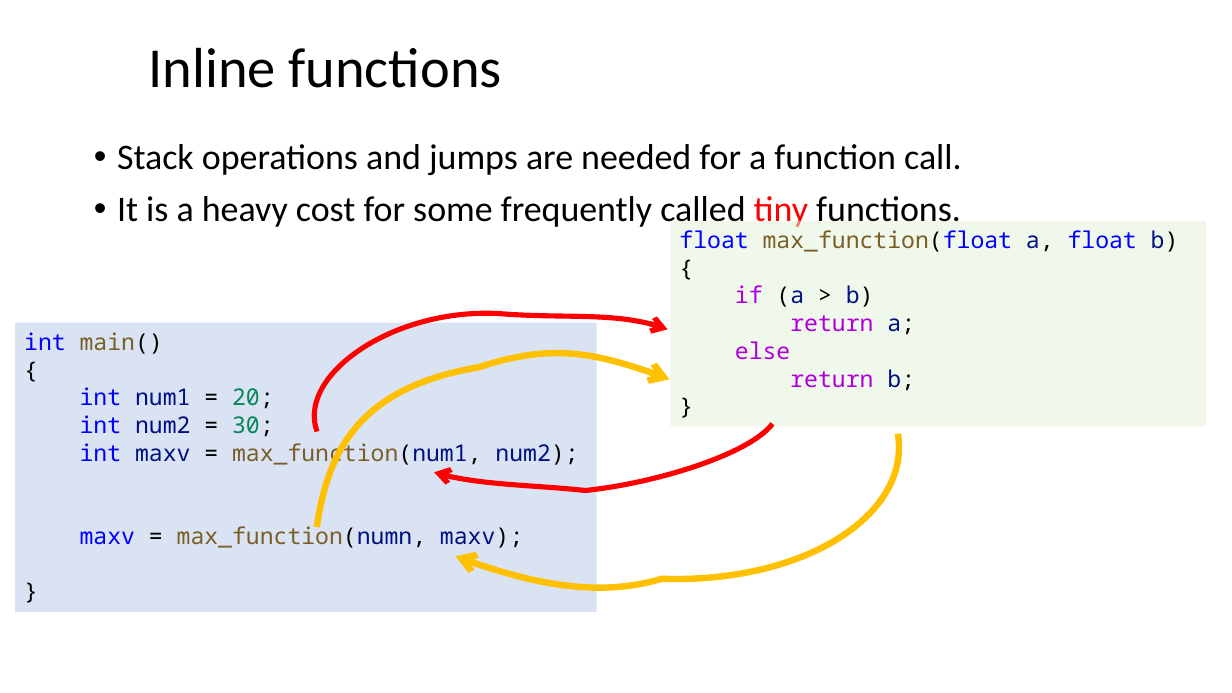
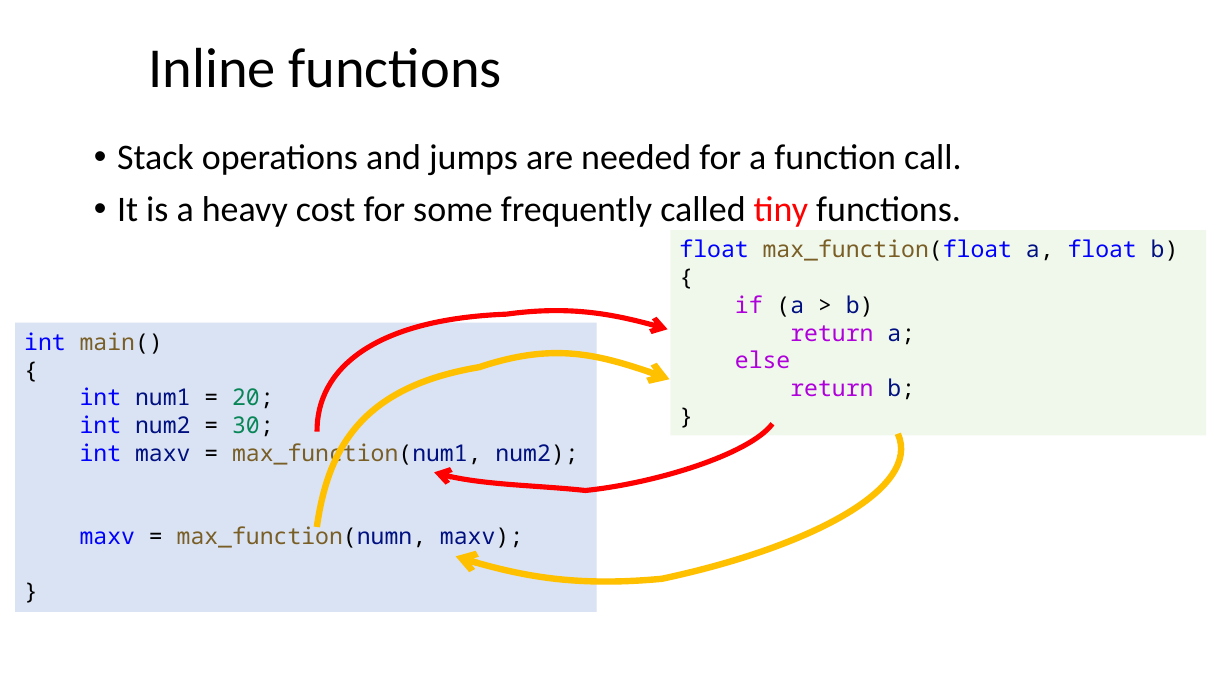
Before and after one commit to dayekuaipao/CPPLearning, a slide deck: slide 31 of week06/Lecture06.pptx. Drawn at 1232x693 pixels with LibreOffice and Linux fonts; fonts in the diff are those of the drawing; background and template pictures are left out. Boxes give left, top, right and bottom in pixels: in the first picture for what was removed or moved away, otherwise in the second. Text is boxed around its words. In the diff, an @@ line names an element or a change of style, - is before the commit and + after.

```diff
--- a/week06/Lecture06.pptx
+++ b/week06/Lecture06.pptx
@@ rectangle "float max_function(float a, float b)": place and size @@
-rectangle "float max_function(float a, float b)" at (671,221,1207,426)
+rectangle "float max_function(float a, float b)" at (671,230,1207,435)
@@ freeform shape at (332,299,898,580): outline redrawn @@
@@ freeform shape at (317,312,776,536): outline redrawn @@
```
Also in this commit, not shown: 5 other slides changed, 2 other files.
